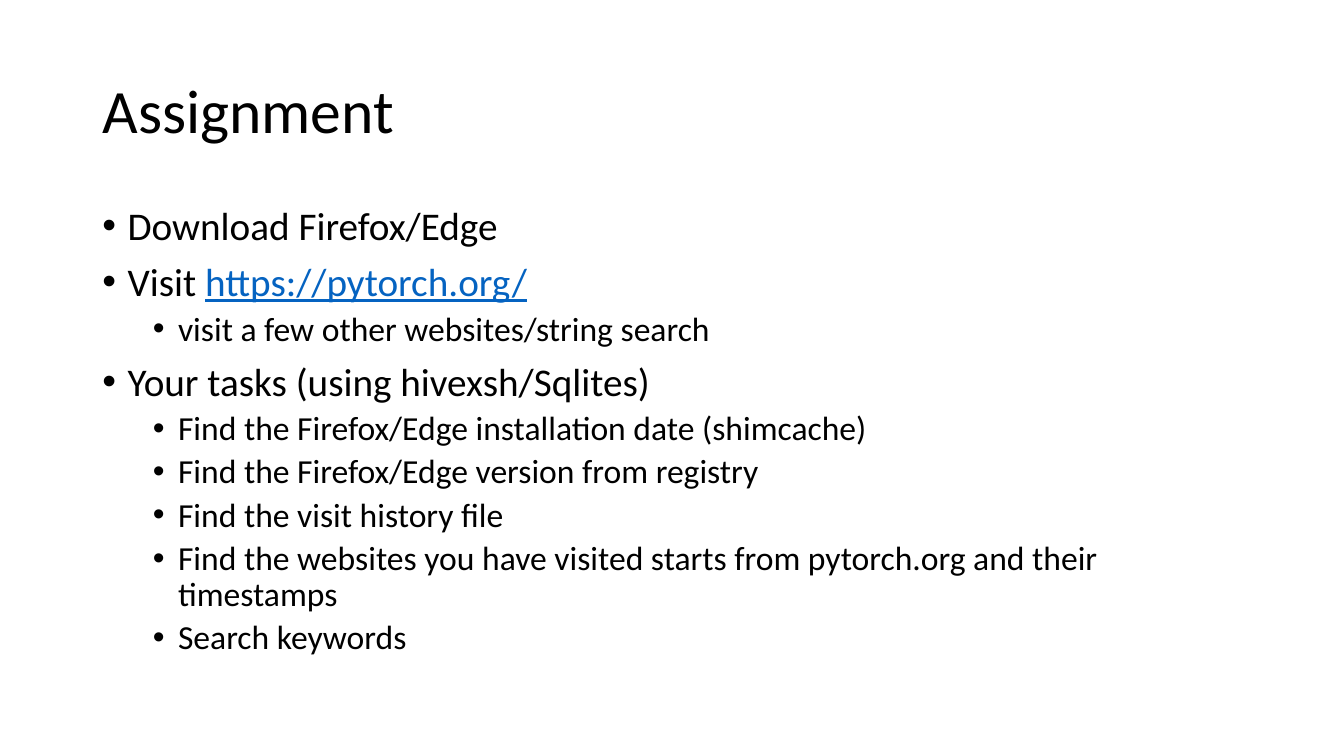
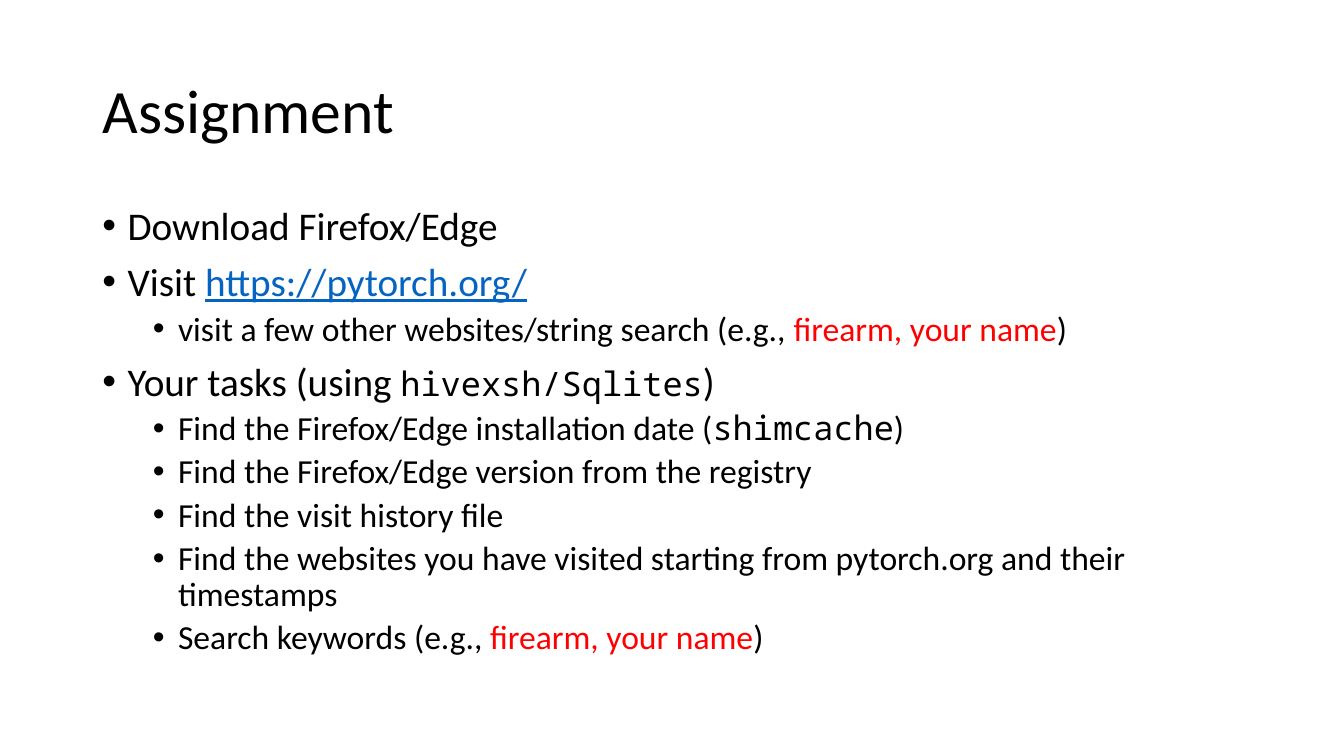
Before and after one commit to frankwxu/digital-forensics-lab, a slide deck: slide 43 of NIST_Data_Leakage_Case/NIST_Data_Leakage_03_WebHistory_SQL.pptx. Drawn at 1344x756 pixels with LibreOffice and Linux fonts; fonts in the diff are those of the drawing; background and template pictures are left out. Boxes give left, top, right and bottom in pixels: in the first picture for what was removed or moved away, otherwise in the second. Text is boxed around its words. In the diff, an @@ line names an element or a change of style, - is before the commit and + after.

```diff
--- a/NIST_Data_Leakage_Case/NIST_Data_Leakage_03_WebHistory_SQL.pptx
+++ b/NIST_Data_Leakage_Case/NIST_Data_Leakage_03_WebHistory_SQL.pptx
@@ text at <box>178,316,1067,347</box>: text changed @@
-  • visit a few other websites/string search
+  • visit a few other websites/string search (e.g., firearm, your name)
@@ text at <box>128,367,904,446</box>: size 28 to 24 pt in "hivexsh/Sqlites)"; font Calibri to Noto Sans Mono in "hivexsh/Sqlites)", "(shimcache)" @@
@@ text at <box>178,459,812,489</box>: text changed @@
-  • Find the Firefox/Edge version from registry
+  • Find the Firefox/Edge version from the registry
@@ text at <box>178,546,1125,655</box>: text changed @@
-  • Find the websites you have visited starts from pytorch.org and their timestamps
-  • Search keywords
+  • Find the websites you have visited starting from pytorch.org and their timestamps
+  • Search keywords (e.g., firearm, your name)
```
Also in this commit, not shown: 1 slide added, 1 slide removed.
